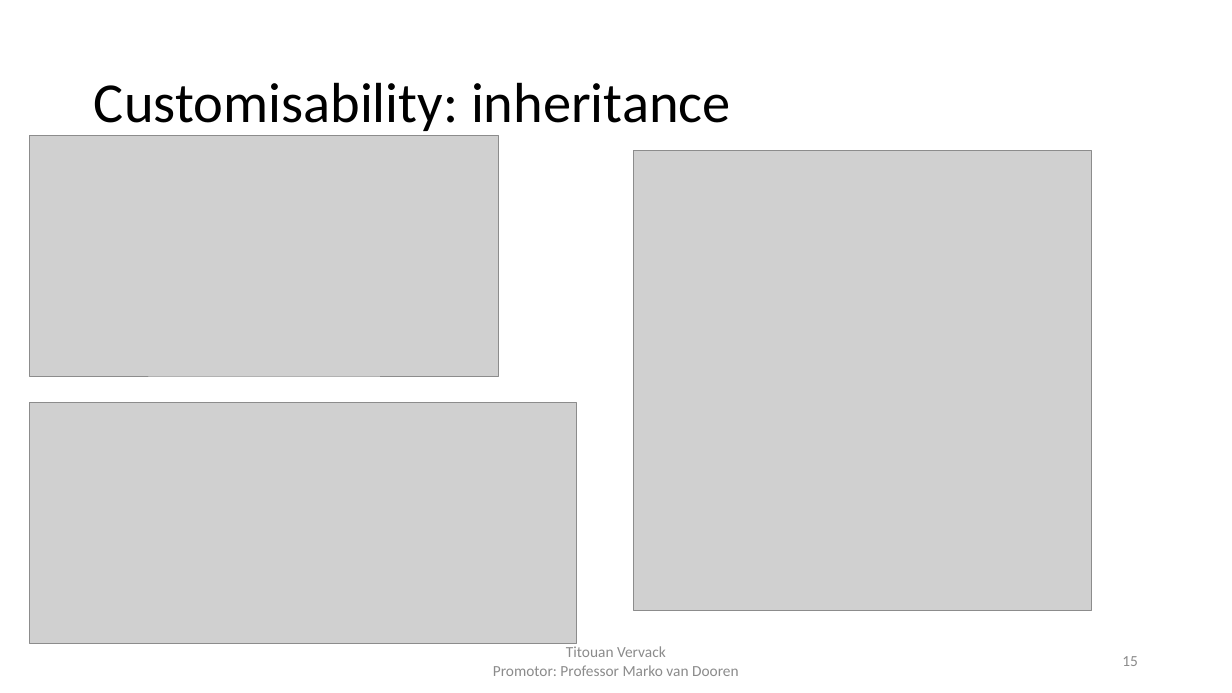
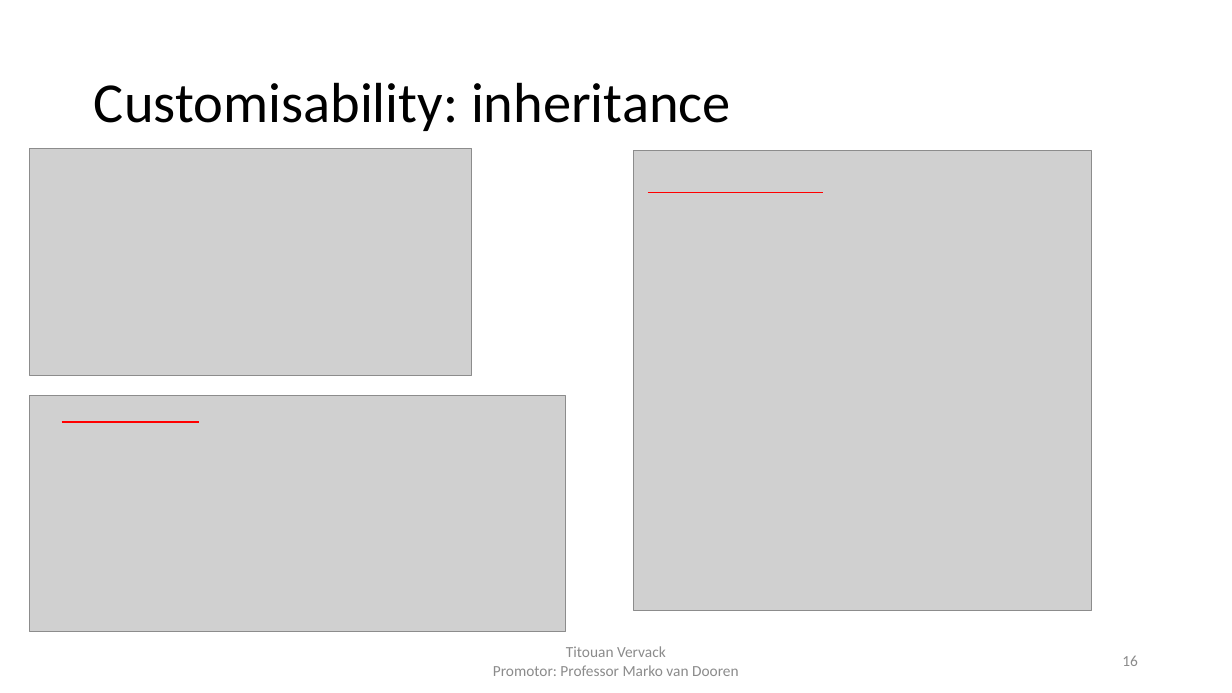
Before and after one commit to FlashYoshi/neio, a slide deck: slide 16 of presentation/Intermediate Presentation.pptx (slide 15 before the commit). Drawn at 1232x693 pixels with LibreOffice and Linux fonts; fonts in the diff are those of the drawing; grey boxes stand for pictures. Boxes give left, top, right and bottom in pixels: in the first picture for what was removed or moved away, otherwise in the second. Text is boxed around its words. In the diff, an @@ line names an element or a change of style, - is before the commit and + after.

```diff
--- a/presentation/Intermediate Presentation.pptx
+++ b/presentation/Intermediate Presentation.pptx
@@ picture: place and size @@
-picture at <box>30,136,498,376</box>
+picture at <box>30,149,472,376</box>
@@ line added from (648, 192) to (823, 192), #FF0000 1.5 pt @@
@@ picture: place and size @@
-picture at <box>30,403,577,643</box>
+picture at <box>30,396,566,632</box>
@@ line added from (62, 421) to (200, 421), #FF0000 1.5 pt @@
@@ page number at <box>1122,655,1138,666</box>: text changed @@
-15
+16
```
Also in this commit, not shown: 12 other slides changed, 1 slide added, 6 other files.
